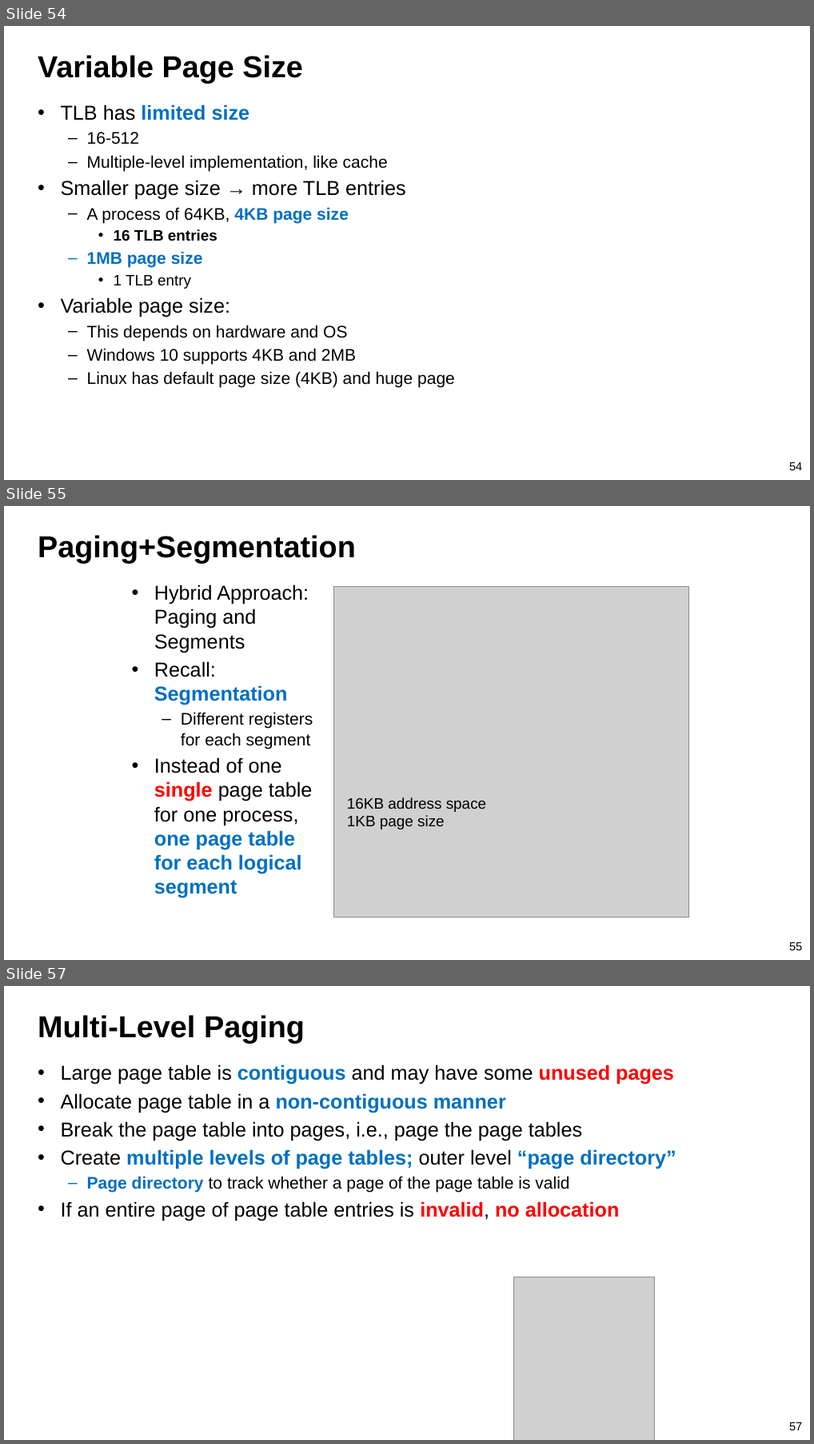
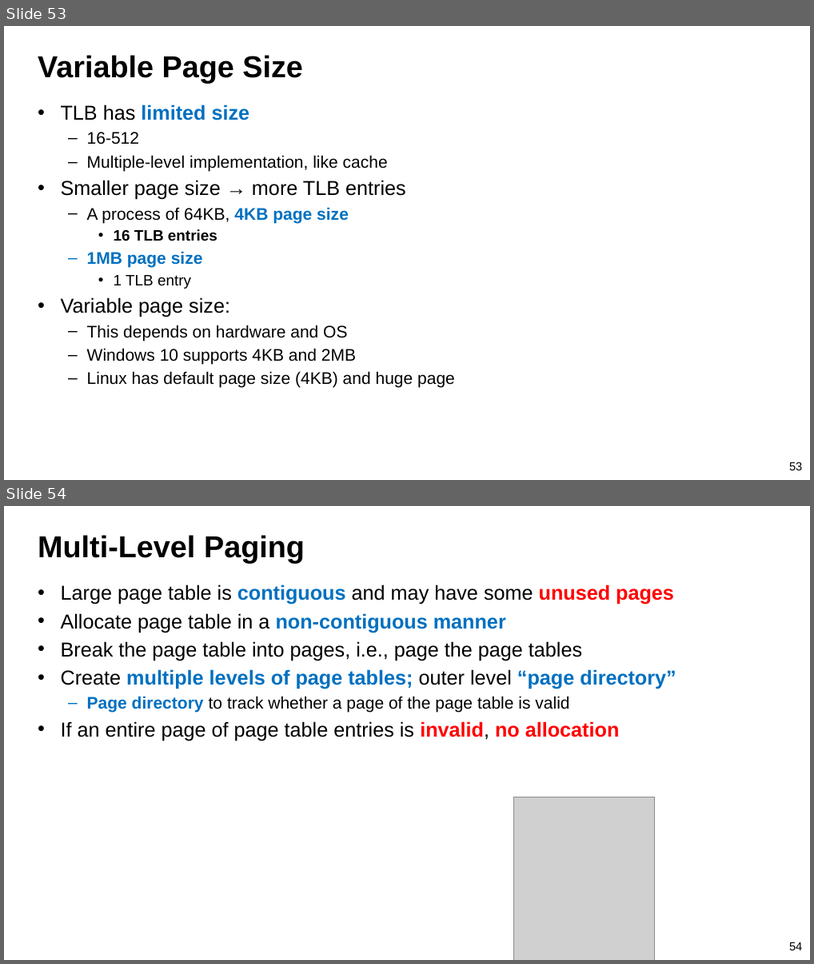
Before and after one commit to guhofstra/CSC256Fa25, a slide deck: PPTs/L7-Virtual Memory.pptx. Shown one above the other, each under a label of ours: slides 54, 55 and 57 before the commit, slides 53 and 54 after it; the slides between them are not shown. The pictures are 814x1444 and 814x964 pixels, drawn with LibreOffice and Linux fonts; fonts in the diff are those of the drawing; grey boxes stand for pictures. Boxes give left, top, right and bottom in pixels: in the first picture for what was removed or moved away, otherwise in the second. Text is boxed around its words. In the diff, an @@ line names an element or a change of style, - is before the commit and + after.

```diff
--- a/PPTs/L7-Virtual Memory.pptx
+++ b/PPTs/L7-Virtual Memory.pptx
@@ slide 55 removed at [4,506,810,960], background #FFFFFF @@
@@ title removed at [38,535,356,563] @@
-Paging+Segmentation
@@ text removed at [154,584,314,898] @@
-• Hybrid Approach: Paging and Segments
-• Recall: Segmentation
-  – Different registers for each segment
-• Instead of one single page table for one process, one page table for each logical segment
@@ picture removed at [334,587,689,916] @@
@@ text removed at [347,797,486,829] @@
-16KB address space
-1KB page size
@@ page number removed at [790,942,802,950] @@
-55
@@ what was slide 54 is now slide 53 @@
@@ page number at [790,461,802,470]: text changed @@
-54
+53
@@ what was slide 57 is now slide 54 @@
@@ page number at [790,942,802,950]: text changed @@
-57
+54
```
Also in this commit, not shown: 8 slides changed, 2 other slides removed, 3 other files.
